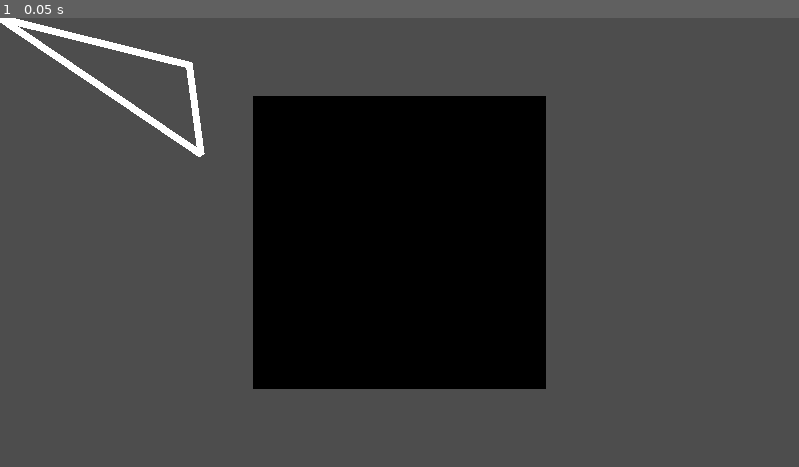
Above: before the commit, frame 1.
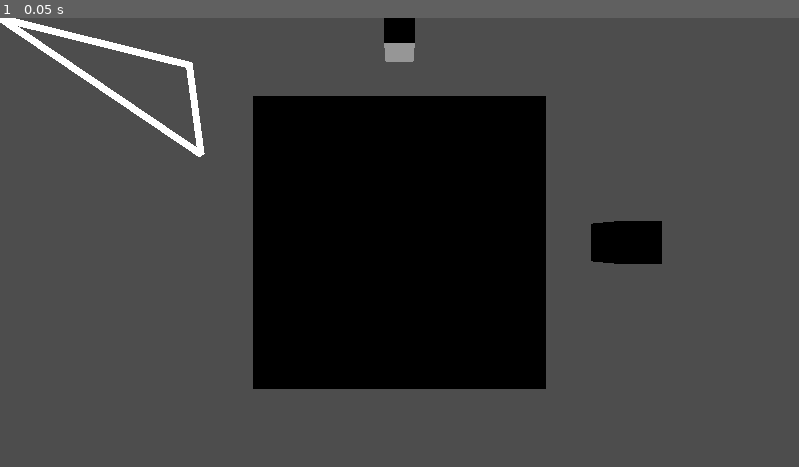
Above: after the commit, the same moment.

Repository: BotWhan/temple-guidance
Game: Godot game, scene res://node_3d.tscn
The game is run twice, just before and just after one commit, with the same random seed, the same clock (stepped at 60 frames per second) and the same inputs.
Inputs:
- Up to frame 1 (0.05 s): no input

The runs differ from the first frame. In frame 1, 1.2% of the frame differs, in the area x 48-83%, y 0-55%.

Commit message:
still need to implement accessibility fully

Diff:
--- a/CampusNode.gd
+++ b/CampusNode.gd
@@ -3,5 +3,10 @@
 
 #needs an adjacency matrix
 @export var adjacency: Array[CampusNode] = []
+@export var stairs:bool
+@export var elevator:bool
+
 #func getAdjacency():
 #	return adjacency
+func _ready() -> void:
+	$"..".create_box(self)
--- a/scripts/core/campus_graph.gd
+++ b/scripts/core/campus_graph.gd
@@ -3,6 +3,7 @@
 #Note: CampusNodes must all be children of CampusGraph
 var astar := AStar3D.new()
 var node_metadata: Dictionary = {}  # id: {type, building, accessible, ...}
+@export var accessibility : bool#if the user wants accessibility features or not
 
 func add_location(id: int, position: Vector3) -> void:
 	astar.add_point(id, position)
@@ -23,19 +24,34 @@
 			astar.set_point_disabled(id, false)
 	return path
 
+func create_box(point: CampusNode) -> void:
+	var box := MeshInstance3D.new()
+	box.mesh = BoxMesh.new()
+	box.scale = Vector3(0.2,0.2,0.2)
+	add_child(box)
+	box.global_position = point.global_position
 
 #func _init() -> void:
 func _ready() -> void:
-	#TODO: could assume that nodes are only linked in one node's adjacency list instead of both in order to save time
+	#alternative implementation:
+	#could assume that nodes are only linked in one node's adjacency list instead of both in order to save time
 	#in linking
+
+	#TODO: make a list of all stairs and add them to avoid list if accessibility is on
+	#TODO: count number of staircases in path and if it's more than 2 then use elevator by adding stairs to avoidlist
 	#need to find all children and call add location on all first, then connect locations on all after
 	var children = get_children()
 	for child in children:
+		create_box.call_deferred(child)
 		add_location(child.get_instance_id(), child.position)
 	var done : Array [int] = []#array of ids of children who we have linked all of their neighbors
 	for child in children:
 		for adjacentNode in child.adjacency:
 			if adjacentNode.get_instance_id() not in done:
 				connect_locations(child.get_instance_id(), adjacentNode.get_instance_id())
-		done.append(child.get_instance_id())#we have now added all of this node's neighbors to adjacency list so it can be ignored
+		done.append(child.get_instance_id())#we have now added all of this node's neighbors to adjacency list so
+		# it can be ignored
 		#when seen in future adjacency lists
+	var path = get_path_vector($CampusNode1.get_instance_id(), $CampusNode2.get_instance_id())
+	print(path)
+	#still intention to find path between two points and draw cylinder through that line
